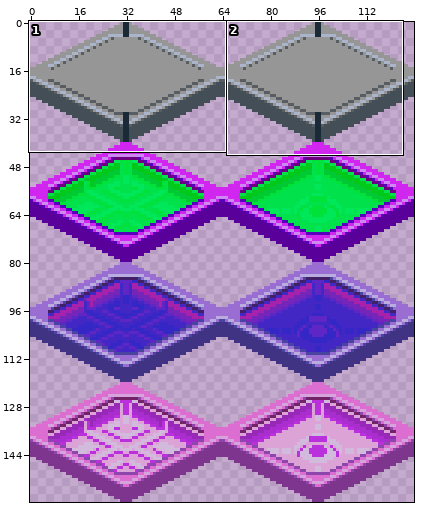
Two versions of one sprite sheet, assets/tiles/PortPanels.png. The picture above shows the old version from afar; the outline marks the close-up.
Close-up. Earlier state:
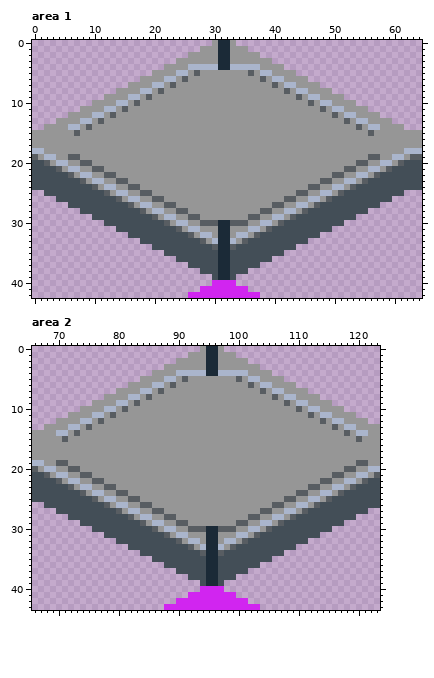
The file is 128x160 pixels. Shown: area 1: x 0..64, y 0..42; area 2: x 66..123, y 0..43.
Now the later version:
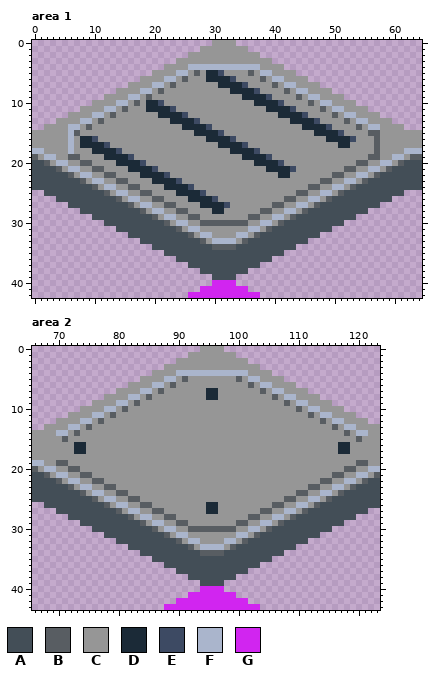
Palette (. is transparent): A #434e57  B #585d62  C #969696  D #1b2a37  E #3d4a63  F #aab5cc  G #d125f0
Change:
--- area 1
@@ x 0..64 @@
- 0 ..............................CDDC...............................
- 1 ............................CCCDDCCC.............................
- 2 ..........................CCCCCDDCCCCC...........................
- 3 ........................CCCCCCCDDCCCCCCC.........................
- 4 ......................CCCCFFFFFDDFFFFFCCCC.......................
- 5 ....................CCCCFFCBCCCCCCCCBCFFCCCC.....................
- 6 ..................CCCCFFCBCCCCCCCCCCCCBCFFCCCC...................
- 7 ................CCCCFFCBCCCCCCCCCCCCCCCCBCFFCCCC.................
- 8 ..............CCCCFFCBCCCCCCCCCCCCCCCCCCCCBCFFCCCC...............
- 9 ............CCCCFFCBCCCCCCCCCCCCCCCCCCCCCCCCBCFFCCCC.............
-10 ..........CCCCFFCBCCCCCCCCCCCCCCCCCCCCCCCCCCCCBCFFCCCC...........
-11 ........CCCCFFCBCCCCCCCCCCCCCCCCCCCCCCCCCCCCCCCCBCFFCCCC.........
-12 ......CCCCFFCBCCCCCCCCCCCCCCCCCCCCCCCCCCCCCCCCCCCCBCFFCCCC.......
-13 ....CCCCFFCBCCCCCCCCCCCCCCCCCCCCCCCCCCCCCCCCCCCCCCCCBCFFCCCC.....
-14 ..CCCCFFCBCCCCCCCCCCCCCCCCCCCCCCCCCCCCCCCCCCCCCCCCCCCCBCFFCCCC...
-15 CCCCCCCBCCCCCCCCCCCCCCCCCCCCCCCCCCCCCCCCCCCCCCCCCCCCCCCCBCCCCCCCC
-16 CCCCCCCCCCCCCCCCCCCCCCCCCCCCCCCCCCCCCCCCCCCCCCCCCCCCCCCCCCCCCCCCC
-17 CCCCCCCCCCCCCCCCCCCCCCCCCCCCCCCCCCCCCCCCCCCCCCCCCCCCCCCCCCCCCCCCC
-18 FFCCCCCCCCCCCCCCCCCCCCCCCCCCCCCCCCCCCCCCCCCCCCCCCCCCCCCCCCCCCCFFF
-19 BCFFCCBBCCCCCCCCCCCCCCCCCCCCCCCCCCCCCCCCCCCCCCCCCCCCCCCCBBCCFFCBB
-20 AABCFFCCBBCCCCCCCCCCCCCCCCCCCCCCCCCCCCCCCCCCCCCCCCCCCCBBCCFFCBAAA
-21 AAAABCFFCCBBCCCCCCCCCCCCCCCCCCCCCCCCCCCCCCCCCCCCCCCCBBCCFFCBAAAAA
-22 AAAAAABCFFCCBBCCCCCCCCCCCCCCCCCCCCCCCCCCCCCCCCCCCCBBCCFFCBAAAAAAA
-23 AAAAAAAABCFFCCBBCCCCCCCCCCCCCCCCCCCCCCCCCCCCCCCCBBCCFFCBAAAAAAAAA
-24 AAAAAAAAAABCFFCCBBCCCCCCCCCCCCCCCCCCCCCCCCCCCCBBCCFFCBAAAAAAAAAAA
-25 ..AAAAAAAAAABCFFCCBBCCCCCCCCCCCCCCCCCCCCCCCCBBCCFFCBAAAAAAAAAA...
-26 ....AAAAAAAAAABCFFCCBBCCCCCCCCCCCCCCCCCCCCBBCCFFCBAAAAAAAAAA.....
-27 ......AAAAAAAAAABCFFCCBBCCCCCCCCCCCCCCCCBBCCFFCBAAAAAAAAAA.......
-28 ........AAAAAAAAAABCFFCCBBCCCCCCCCCCCCBBCCFFCBAAAAAAAAAA.........
+ 0 ..............................CCCC...............................
+ 1 ............................CCCCCCCC.............................
+ 2 ..........................CCCCCCCCCCCC...........................
+ 3 ........................CCCCCCCCCCCCCCCC.........................
+ 4 ......................CCCCFFFFFFFFFFFFCCCC.......................
+ 5 ....................CCCCFFCBCDDECCCCBCFFCCCC.....................
+ 6 ..................CCCCFFCBCCCDDDDECCCCBCFFCCCC...................
+ 7 ................CCCCFFCBCCCCCCCDDDDECCCCBCFFCCCC.................
+ 8 ..............CCCCFFCBCCCCCCCCCCCDDDDECCCCBCFFCCCC...............
+ 9 ............CCCCFFCBCCCCCCCCCCCCCCCDDDDECCCCBCFFCCCC.............
+10 ..........CCCCFFCBCDDECCCCCCCCCCCCCCCDDDDECCCCBCFFCCCC...........
+11 ........CCCCFFCBCCCDDDDECCCCCCCCCCCCCCCDDDDECCCCBCFFCCCC.........
+12 ......CCCCFFCBCCCCCCCDDDDECCCCCCCCCCCCCCCDDDDECCCCBCFFCCCC.......
+13 ....CCCCFFCBCCCCCCCCCCCDDDDECCCCCCCCCCCCCCCDDDDECCCCBCFFCCCC.....
+14 ..CCCCFFCBCCCCCCCCCCCCCCCDDDDECCCCCCCCCCCCCCCDDDDECCCCBCFFCCCC...
+15 CCCCCCFBCCCCCCCCCCCCCCCCCCCDDDDECCCCCCCCCCCCCCCDDDDECCCCBBCCCCCCC
+16 CCCCCCFCDDECCCCCCCCCCCCCCCCCCDDDDECCCCCCCCCCCCCCCDDDDECCCBCCCCCCC
+17 CCCCCCFCDDDDECCCCCCCCCCCCCCCCCCDDDDECCCCCCCCCCCCCCCDDCCCCBCCCCCCC
+18 FFCCCCFCCCDDDDECCCCCCCCCCCCCCCCCCDDDDECCCCCCCCCCCCCCCCCCCBCCCCFFF
+19 BCFFCCBBCCCCDDDDECCCCCCCCCCCCCCCCCCDDDDECCCCCCCCCCCCCCCCBBCCFFCBB
+20 AABCFFCCBBCCCCDDDDECCCCCCCCCCCCCCCCCCDDDDECCCCCCCCCCCCBBCCFFCBAAA
+21 AAAABCFFCCBBCCCCDDDDECCCCCCCCCCCCCCCCCCDDDDECCCCCCCCBBCCFFCBAAAAA
+22 AAAAAABCFFCCBBCCCCDDDDECCCCCCCCCCCCCCCCCCDDCCCCCCCBBCCFFCBAAAAAAA
+23 AAAAAAAABCFFCCBBCCCCDDDDECCCCCCCCCCCCCCCCCCCCCCCBBCCFFCBAAAAAAAAA
+24 AAAAAAAAAABCFFCCBBCCCCDDDDECCCCCCCCCCCCCCCCCCCBBCCFFCBAAAAAAAAAAA
+25 ..AAAAAAAAAABCFFCCBBCCCCDDDDECCCCCCCCCCCCCCCBBCCFFCBAAAAAAAAAA...
+26 ....AAAAAAAAAABCFFCCBBCCCCDDDDECCCCCCCCCCCBBCCFFCBAAAAAAAAAA.....
+27 ......AAAAAAAAAABCFFCCBBCCCCDDDDECCCCCCCBBCCFFCBAAAAAAAAAA.......
+28 ........AAAAAAAAAABCFFCCBBCCCCDDCCCCCCBBCCFFCBAAAAAAAAAA.........
 29 ..........AAAAAAAAAABCFFCCBBCCCCCCCCBBCCFFCBAAAAAAAAAA...........
-30 ............AAAAAAAAAABCFFCCBBBDDBBBCCFFCBAAAAAAAAAA.............
-31 ..............AAAAAAAAAABCFFCCCDDCCCFFCBAAAAAAAAAA...............
-32 ................AAAAAAAAAABCFFCDDCFFCBAAAAAAAAAA.................
-33 ..................AAAAAAAAAABCFDDFCBAAAAAAAAAA...................
-34 ....................AAAAAAAAAABDDBAAAAAAAAAA.....................
-35 ......................AAAAAAAAADDAAAAAAAAA.......................
-36 ........................AAAAAAADDAAAAAAA.........................
-37 ..........................AAAAADDAAAAA...........................
-38 ............................AAADDAAA.............................
-39 ..............................ADDA...............................
+30 ............AAAAAAAAAABCFFCCBBBBBBBBCCFFCBAAAAAAAAAA.............
+31 ..............AAAAAAAAAABCFFCCCCCCCCFFCBAAAAAAAAAA...............
+32 ................AAAAAAAAAABCFFCCCCFFCBAAAAAAAAAA.................
+33 ..................AAAAAAAAAABCFFFFCBAAAAAAAAAA...................
+34 ....................AAAAAAAAAABBBBAAAAAAAAAA.....................
+35 ......................AAAAAAAAAAAAAAAAAAAA.......................
+36 ........................AAAAAAAAAAAAAAAA.........................
+37 ..........................AAAAAAAAAAAA...........................
+38 ............................AAAAAAAA.............................
+39 ..............................AAAA...............................
 40 ..............................GGGG...............................
--- area 2
@@ x 93..98 @@
- 0 .CDDC.
- 1 CCDDCC
- 2 CCDDCC
- 3 CCDDCC
- 4 FFDDFF
+ 0 .CCCC.
+ 1 CCCCCC
+ 2 CCCCCC
+ 3 CCCCCC
+ 4 FFFFFF
  5 CCCCCC
  6 CCCCCC
- 7 CCCCCC
- 8 CCCCCC
+ 7 CCDDCC
+ 8 CCDDCC
  9 CCCCCC
@@ x 66..123 @@
 15 CCCCCBCCCCCCCCCCCCCCCCCCCCCCCCCCCCCCCCCCCCCCCCCCCCCCCCBCCC
-16 CCCCCCCCCCCCCCCCCCCCCCCCCCCCCCCCCCCCCCCCCCCCCCCCCCCCCCCCCC
-17 CCCCCCCCCCCCCCCCCCCCCCCCCCCCCCCCCCCCCCCCCCCCCCCCCCCCCCCCCC
+16 CCCCCCCDDCCCCCCCCCCCCCCCCCCCCCCCCCCCCCCCCCCCCCCCCCCDDCCCCC
+17 CCCCCCCDDCCCCCCCCCCCCCCCCCCCCCCCCCCCCCCCCCCCCCCCCCCDDCCCCC
 18 CCCCCCCCCCCCCCCCCCCCCCCCCCCCCCCCCCCCCCCCCCCCCCCCCCCCCCCCCC
@@ x 93..98 @@
 25 CCCCCC
-26 CCCCCC
-27 CCCCCC
+26 CCDDCC
+27 CCDDCC
 28 CCCCCC
 29 CCCCCC
-30 BBDDBB
-31 CCDDCC
-32 FCDDCF
-33 CFDDFC
-34 ABDDBA
-35 AADDAA
-36 AADDAA
-37 AADDAA
-38 AADDAA
-39 .ADDA.
+30 BBBBBB
+31 CCCCCC
+32 FCCCCF
+33 CFFFFC
+34 ABBBBA
+35 AAAAAA
+36 AAAAAA
+37 AAAAAA
+38 AAAAAA
+39 .AAAA.
 40 .GGGG.
